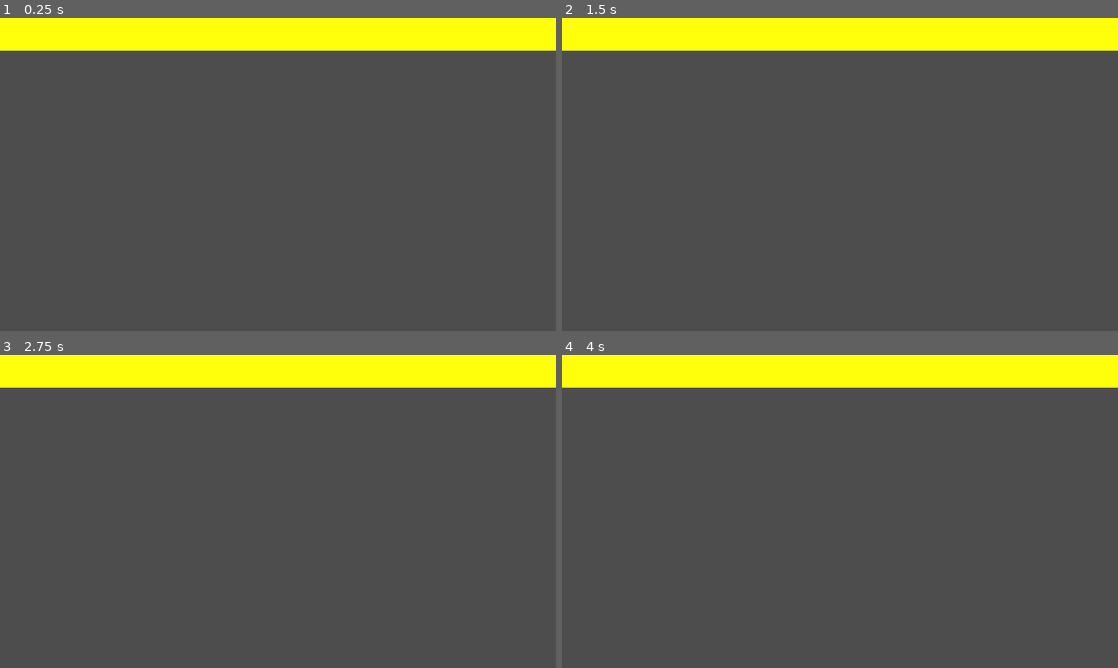
Above: before the commit, frames 1-4 (two rows, left to right).
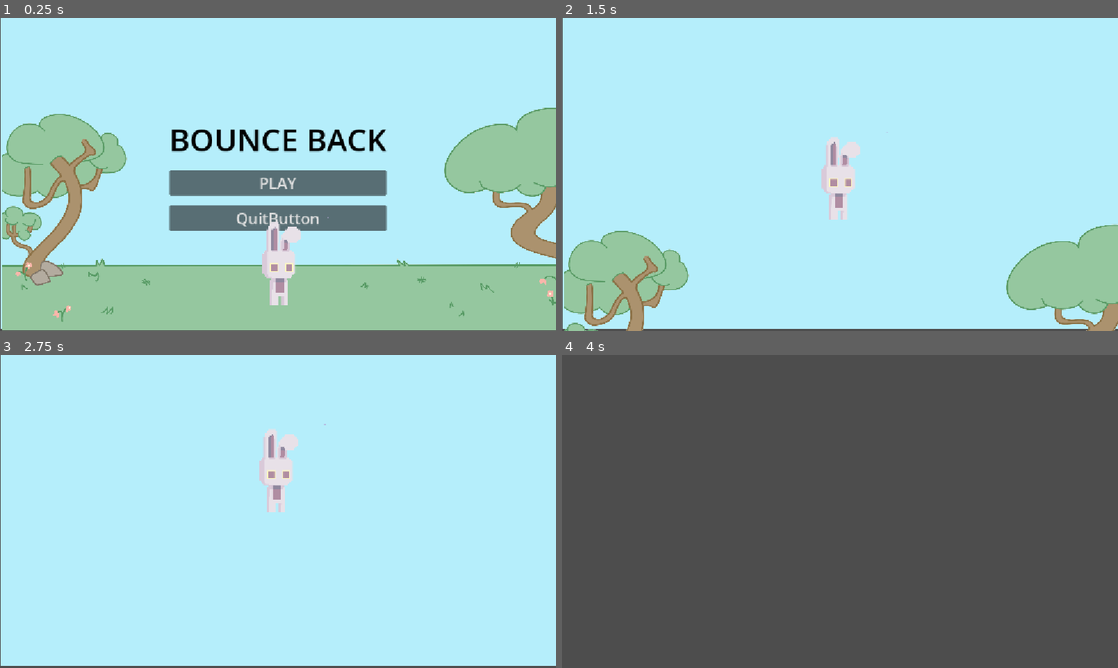
Above: after the commit, the same moments.

Repository: cyberangelina6/bounce-back-gamejam
Game: Godot game, scene res://homescreen.tscn
The game is run twice, just before and just after one commit, with the same random seed, the same clock (stepped at 60 frames per second) and the same inputs. Before the commit the project starts from res://cloud_bottom.tscn.
Inputs (mouse positions are in pixels of both pictures, inside the frame that each line leads up to):
- Up to frame 1 (0.25 s): no input
- Up to frame 2 (1.5 s): click (840, 183) at 0.5 s, where only the run after the commit has a clickable "PLAY"; hold Right (ui_right) from 1.28 s (still down)
- Up to frame 3 (2.75 s): keep holding Right (ui_right); tap W (jump) at 1.52, 2.27 s
- Up to frame 4 (4 s): release Right (ui_right) at 2.78 s; hold Left (ui_left) 2.78-3.53 s; hold Right (ui_right) from 3.53 s (still down); tap W (jump) at 3.77 s

The runs differ from the first frame. In frame 1, 100% of the frame differs, in the area x 0-100%, y 0-100%; in frame 2, 99%; in frame 3, 99%; in frame 4, 10%.

Commit message:
hii

Diff:
--- /dev/null
+++ b/homescreen.gd
@@ -0,0 +1,24 @@
+extends Control
+
+@onready var scenery = $Scenery
+@onready var bunny = $Bunny
+
+func _ready():
+	$VBoxContainer/PlayButton.pressed.connect(_on_play)
+	$VBoxContainer/QuitButton.pressed.connect(_on_quit)
+
+func _on_play():
+	$VBoxContainer/PlayButton.disabled = true
+	$VBoxContainer/QuitButton.disabled = true
+	var tween = create_tween().set_parallel(true)
+	tween.tween_property($VBoxContainer, "modulate:a", 0.0, 0.5)
+	tween.tween_property(bunny, "position", Vector2(576, 324), 1.2).set_trans(Tween.TRANS_QUAD).set_ease(Tween.EASE_OUT)
+	tween.tween_property(scenery, "position:y", scenery.position.y + 900.0, 1.8).set_trans(Tween.TRANS_QUAD).set_ease(Tween.EASE_IN)
+	await tween.finished
+	var fly = create_tween()
+	fly.tween_property(bunny, "position:y", -300.0, 1.0).set_trans(Tween.TRANS_QUAD).set_ease(Tween.EASE_IN)
+	await fly.finished
+	get_tree().change_scene_to_file("res://node_2d.tscn")
+
+func _on_quit():
+	get_tree().quit()
--- a/homescreen.tscn
+++ b/homescreen.tscn
@@ -1,8 +1,7 @@
 [gd_scene format=3 uid="uid://dpg2dyh8u8tlb"]
 
-[ext_resource type="FontFile" path="res://PixelifySans-VariableFont_wght.ttf" id="1_1bjcg"]
-[ext_resource type="Script" path="res://homescreen.gd" id="1_edeuv"]
-[ext_resource type="Texture2D" path="res://homescreen_scenery_clean.png" id="2_edeuv"]
+[ext_resource type="Script" uid="uid://r1xbue105d3t" path="res://homescreen.gd" id="1_edeuv"]
+[ext_resource type="Texture2D" uid="uid://cvulklunwgi0" path="res://homescreen_scenery_clean.png" id="2_edeuv"]
 [ext_resource type="Texture2D" uid="uid://dhjj6qcbli84p" path="res://daybunny_static1.png" id="3_c2ysq"]
 
 [node name="homescreen" type="Control" unique_id=708581588]
@@ -24,17 +23,13 @@
 anchors_preset = 15
 anchor_right = 1.0
 anchor_bottom = 1.0
-offset_left = 10.0
-offset_top = 3.0
-offset_right = 2.0
+offset_left = 2.0
+offset_top = 1.0
+offset_right = 4.0
+offset_bottom = -5.0
 grow_horizontal = 2
 grow_vertical = 2
 color = Color(0.70980394, 0.93333334, 0.9843137, 1)
-
-[node name="Scenery" type="Sprite2D" parent="." unique_id=2120444220]
-position = Vector2(579, 327)
-scale = Vector2(0.4973958, 0.47507337)
-texture = ExtResource("2_edeuv")
 
 [node name="VBoxContainer" type="VBoxContainer" parent="." unique_id=1374625368]
 layout_mode = 1
@@ -54,18 +49,20 @@
 [node name="Label" type="Label" parent="VBoxContainer" unique_id=681208773]
 layout_mode = 2
 theme_override_colors/font_color = Color(0, 0, 0, 1)
-theme_override_fonts/font = ExtResource("1_1bjcg")
 theme_override_font_sizes/font_size = 64
 text = "BOUNCE BACK"
 
 [node name="PlayButton" type="Button" parent="VBoxContainer" unique_id=1173078538]
 layout_mode = 2
-theme_override_fonts/font = ExtResource("1_1bjcg")
 theme_override_font_sizes/font_size = 32
 text = "PLAY"
 
 [node name="QuitButton" type="Button" parent="VBoxContainer" unique_id=1233831434]
 layout_mode = 2
-theme_override_fonts/font = ExtResource("1_1bjcg")
 theme_override_font_sizes/font_size = 32
 text = "QuitButton"
+
+[node name="Scenery" type="Sprite2D" parent="." unique_id=1351255072]
+position = Vector2(580.99994, 327.5)
+scale = Vector2(0.4999999, 0.4655425)
+texture = ExtResource("2_edeuv")
--- a/project.godot
+++ b/project.godot
@@ -10,7 +10,7 @@
 
 [application]
 
-run/main_scene="uid://je21hvdc0g1j"
+run/main_scene="uid://dpg2dyh8u8tlb"
 config/features=PackedStringArray("4.7")
 
 [display]
Not shown, added: homescreen.gd.uid
Binary file added: homescreen_scenery_clean.png
Not shown, added: homescreen_scenery_clean.png.import
